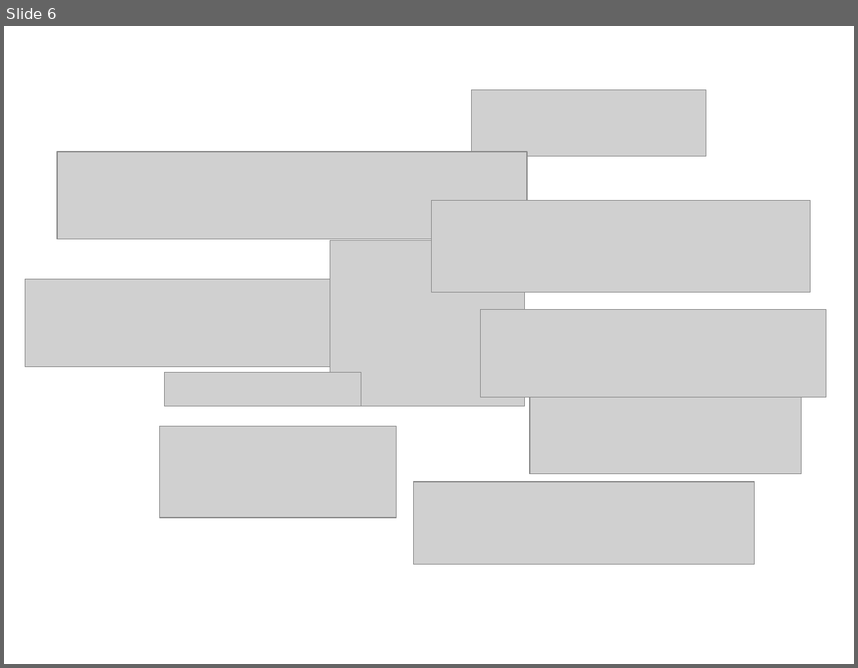
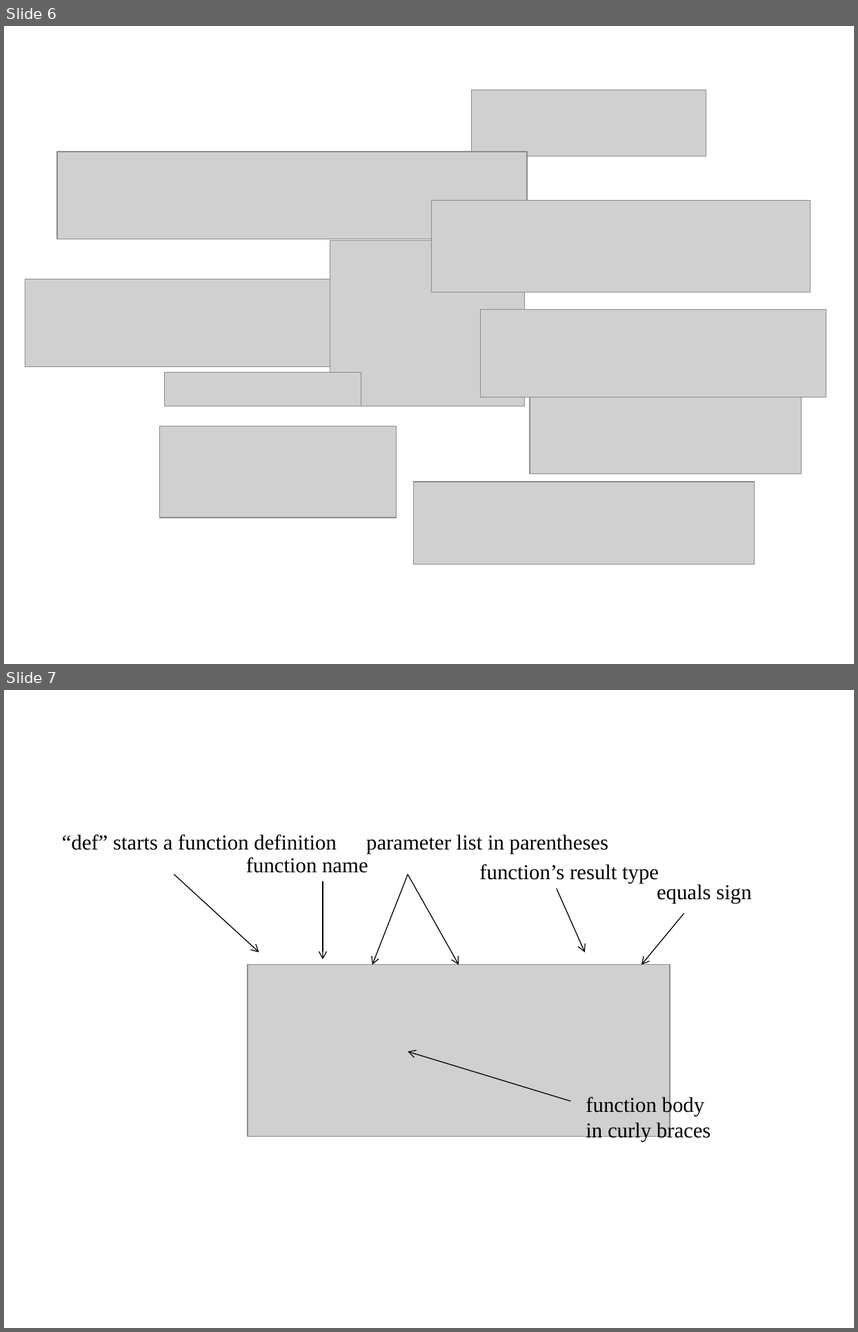
Before and after one commit to agilesteel/Papers, a slide deck: ScalaLecture/source/resources/Graphics.pptx. Shown one above the other, each under a label of ours: slide 6 before the commit, slides 6 and 7 after it. The pictures are 858x668 and 858x1332 pixels, drawn with LibreOffice and Linux fonts; fonts in the diff are those of the drawing; grey boxes stand for pictures. Boxes give left, top, right and bottom in pixels: in the first picture for what was removed or moved away, otherwise in the second. Text is boxed around its words. In the diff, an @@ line names an element or a change of style, - is before the commit and + after.

Commit message:
Added expressions, functions, classes, properties, underscore, UAP

```diff
--- a/ScalaLecture/source/resources/Graphics.pptx
+++ b/ScalaLecture/source/resources/Graphics.pptx
@@ slide 7 added at (4,690,854,1328), background #FFFFFF @@
@@ text added at (62,834,337,850), 18 pt, text #000000 @@
+“def” starts a function definition
@@ text added at (366,834,608,854), 18 pt, text #000000 @@
+parameter list in parentheses
@@ arrow added from (174, 874) to (259, 952), #000000 0.75 pt @@
@@ text added at (246,857,368,873), 18 pt, text #000000 @@
+function name
@@ arrow added from (408, 874) to (372, 965), #000000 0.75 pt @@
@@ arrow added from (408, 874) to (459, 965), #000000 0.75 pt @@
@@ text added at (479,864,659,883), 18 pt, text #000000 @@
+function’s result type
@@ arrow added from (323, 881) to (323, 960), #000000 0.75 pt @@
@@ arrow added from (557, 888) to (584, 952), #000000 0.75 pt @@
@@ text added at (657,884,751,903), 18 pt, text #000000 @@
+equals sign
@@ arrow added from (684, 913) to (642, 965), #000000 0.75 pt @@
@@ picture added at (247,965,670,1136) @@
@@ arrow added from (571, 1101) to (408, 1052), #000000 0.75 pt @@
@@ text added at (586,1095,711,1141), 18 pt, text #000000 @@
+function body
+in curly braces
```
Also in this commit, not shown: 3 other files.
